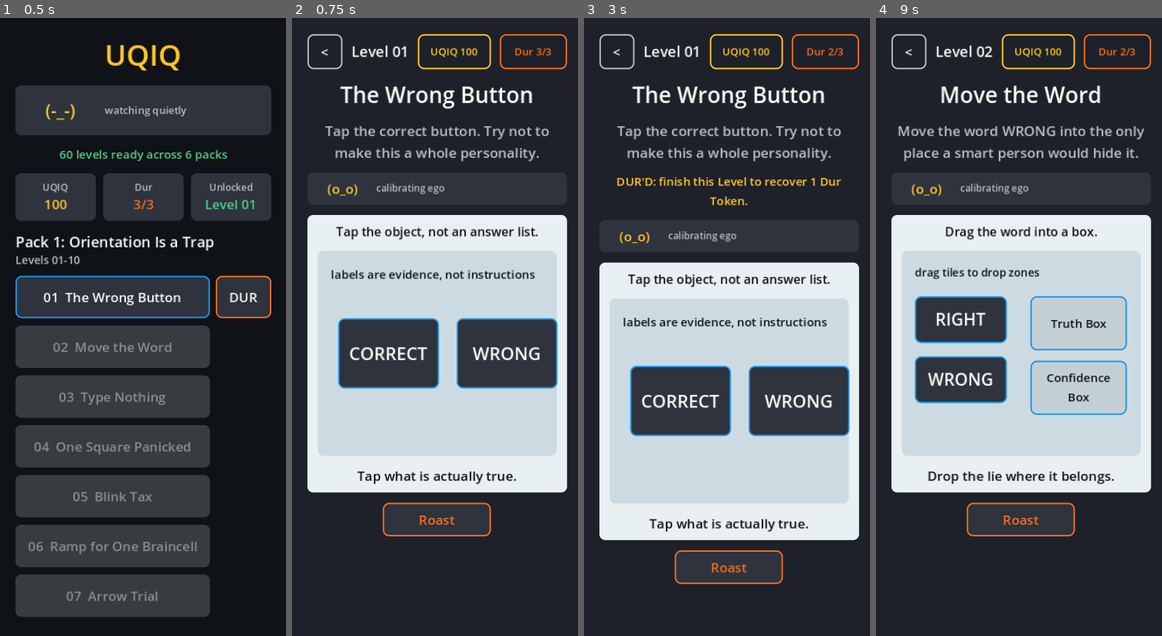
Above: before the commit, frames 1-4 (left to right).
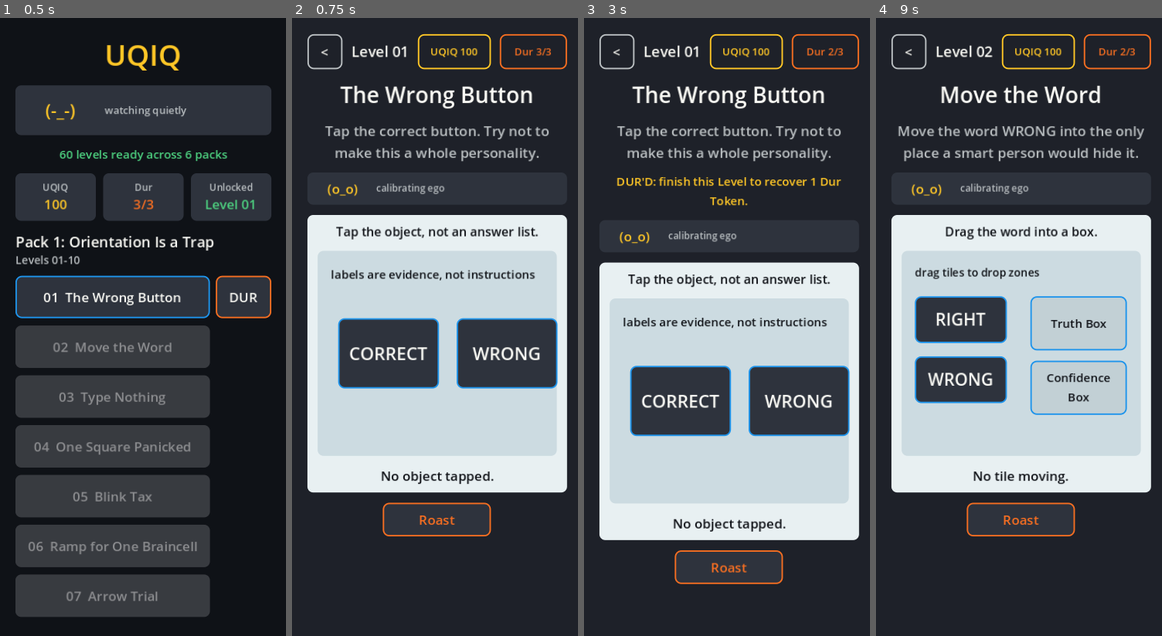
Above: after the commit, the same moments.

Repository: scwlkr/UQIQ
Game: Godot game, scene res://scenes/Main.tscn
Same seed, same stepped clock (60 frames per second), same inputs: the game is played once before the commit and once after it.
Inputs:
- Up to frame 1 (0.5 s): no input
- Up to frame 2 (0.75 s): click "01 The Wrong Button" at 0.5 s
- Up to frame 3 (3 s): click "<" at 1.25 s; click "DUR" at 2 s; click "01 The Wrong Button | DUR'D -…" at 2.75 s
- Up to frame 4 (9 s): click "Roast" at 3.5 s; click "Roast" at 4.25 s; click "<" at 5 s; click "01 The Wrong Button | DUR'D -…" at 5.75 s; click "Roast" at 6.5 s; click "Roast" at 7.25 s; click "<" at 8 s; click "02 Move the Word" at 8.75 s

Frame 1 is identical in both runs. In frame 2, 0.5% of the frame differs, in the area x 22-79%, y 73-76%; in frame 3, 0.5%; in frame 4, 0.6%, in the area x 18-84%, y 73-76%.

Commit message:
Make direct feedback stateful

Diff:
--- a/scripts/main.gd
+++ b/scripts/main.gd
@@ -1042,7 +1042,7 @@
 
 			surface.add_child(_make_direct_tap_target(target, index))
 
-	_add_feedback(stage_box, "Tap what is actually true.")
+	_add_feedback(stage_box, "No object tapped.")
 
 
 func _render_drag_logic(stage_box: VBoxContainer) -> void:
@@ -1084,7 +1084,7 @@
 			playfield.add_child(zone)
 			_drag_drop_zones[str(target.get("id", ""))] = zone
 
-	_add_feedback(stage_box, "Drop the lie where it belongs.")
+	_add_feedback(stage_box, "No tile moving.")
 
 
 func _render_text_trap(stage_box: VBoxContainer) -> void:
@@ -1144,7 +1144,7 @@
 			if typeof(tile_data) == TYPE_DICTIONARY:
 				surface.add_child(_make_text_tile(tile_data, index))
 
-	_add_feedback(stage_box, "Tap a word. The slot decides.")
+	_add_feedback(stage_box, "Slot empty.")
 
 
 func _render_pattern_grid(stage_box: VBoxContainer) -> void:
@@ -1280,7 +1280,7 @@
 
 	_render_memory_recall_slots(surface)
 	_render_memory_tile_bank(surface)
-	_add_feedback(stage_box, "Fill the row from memory.")
+	_add_feedback(stage_box, "Row empty.")
 
 
 func _render_memory_recall_slots(surface: Control) -> void:
@@ -1416,7 +1416,7 @@
 	_physics_result_label.horizontal_alignment = HORIZONTAL_ALIGNMENT_LEFT
 	surface.add_child(_physics_result_label)
 
-	_add_feedback(stage_box, "Draw, then lift to test.")
+	_add_feedback(stage_box, "No ramp drawn.")
 
 
 func _render_physics_draw_choice_fallback(stage_box: VBoxContainer) -> void:
Binary file changed: docs/app-store/screenshots/02_level_01_play.png
Binary file changed: docs/app-store/screenshots/04_memory_flash.png
Binary file changed: docs/app-store/screenshots/05_physics_draw.png
Binary file changed: docs/app-store/screenshots/07_drag_logic.png
Binary file changed: docs/app-store/screenshots/08_text_trap.png
Not shown, changed: docs/RELEASE_STATUS.md
